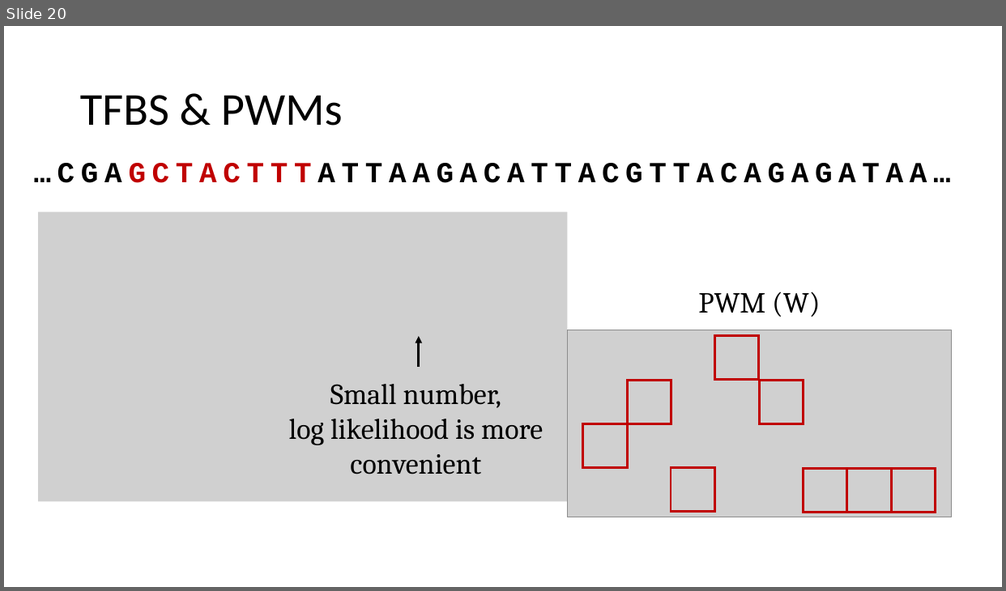
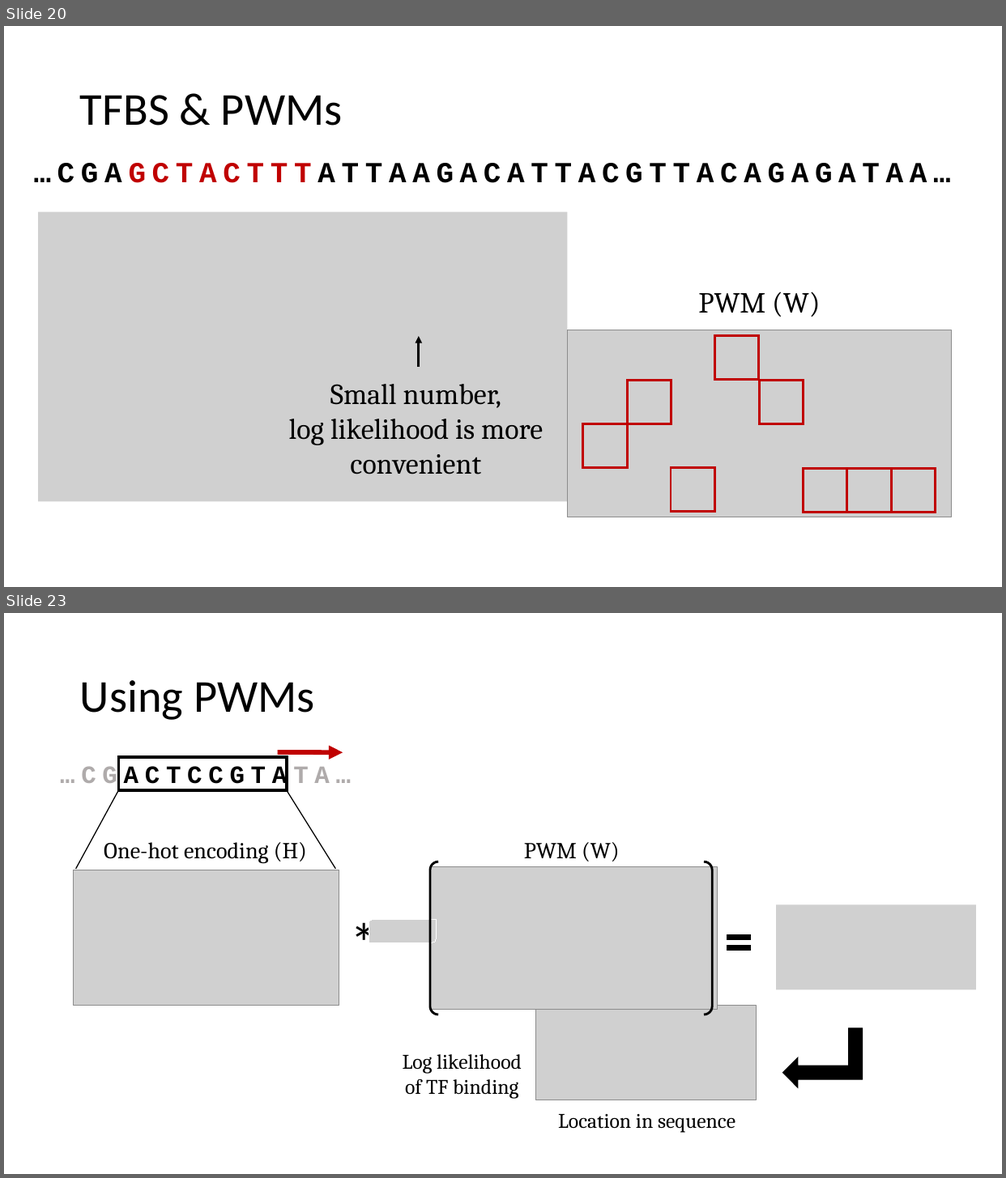
Before and after one commit to David-Taub/HOP-HMM, a slide deck: Help/ThesesPresentation.pptx. Shown one above the other, each under a label of ours: slide 20 before the commit, slides 20 and 23 after it; the slides between them are not shown. The pictures are 1006x591 and 1006x1178 pixels, drawn with LibreOffice and Linux fonts; fonts in the diff are those of the drawing; grey boxes stand for pictures. Boxes give left, top, right and bottom in pixels: in the first picture for what was removed or moved away, otherwise in the second. Text is boxed around its words. In the diff, an @@ line names an element or a change of style, - is before the commit and + after.

```diff
--- a/Help/ThesesPresentation.pptx
+++ b/Help/ThesesPresentation.pptx
@@ slide 23 added at <box>4,613,1002,1174</box>, background #FFFFFF @@
@@ title added at <box>80,680,315,720</box>, 44 pt, text #000000 @@
+Using PWMs
@@ rectangle added at <box>118,757,287,790</box>, outline #000000 3 pt @@
@@ arrow added from (277, 752) to (343, 752), #C00000 4.5 pt @@
@@ text added at <box>60,765,351,790</box>, 24 pt, text #000000, bold @@
+…CGACTCCGTATA…
@@ line added from (118, 791) to (76, 869), #000000 1 pt @@
@@ line added from (287, 791) to (335, 869), #000000 1 pt @@
@@ text added at <box>104,842,307,863</box>, 22 pt, text #000000 @@
+One-hot encoding (H)
@@ text added at <box>524,842,620,862</box>, 22 pt, text #000000 @@
+PWM (W)
@@ picture added at <box>73,870,339,1005</box> @@
@@ picture added at <box>430,867,718,1010</box> @@
@@ bracket pair added at <box>430,862,712,1014</box>, outline #000000 2.25 pt @@
@@ round diag rect added at <box>342,924,368,958</box>, fill #FFFFFF, outline #FFFFFF 1 pt, 54 pt, text #000000 @@
+*
@@ picture added at <box>368,920,436,943</box> @@
@@ picture added at <box>776,905,976,990</box> @@
@@ math equal added at <box>722,934,754,952</box>, fill #000000, outline #000000 1 pt @@
@@ picture added at <box>535,1005,756,1100</box> @@
@@ bent up arrow added at <box>783,1029,863,1088</box>, fill #000000, outline #000000 1 pt @@
@@ text added at <box>403,1054,522,1099</box>, 20 pt, text #000000 @@
+Log likelihood of TF binding
@@ text added at <box>558,1114,735,1132</box>, 20 pt, text #000000 @@
+Location in sequence
```
Also in this commit, not shown: 7 slides changed, 8 other slides added, 3 slides removed, 7 other files.
